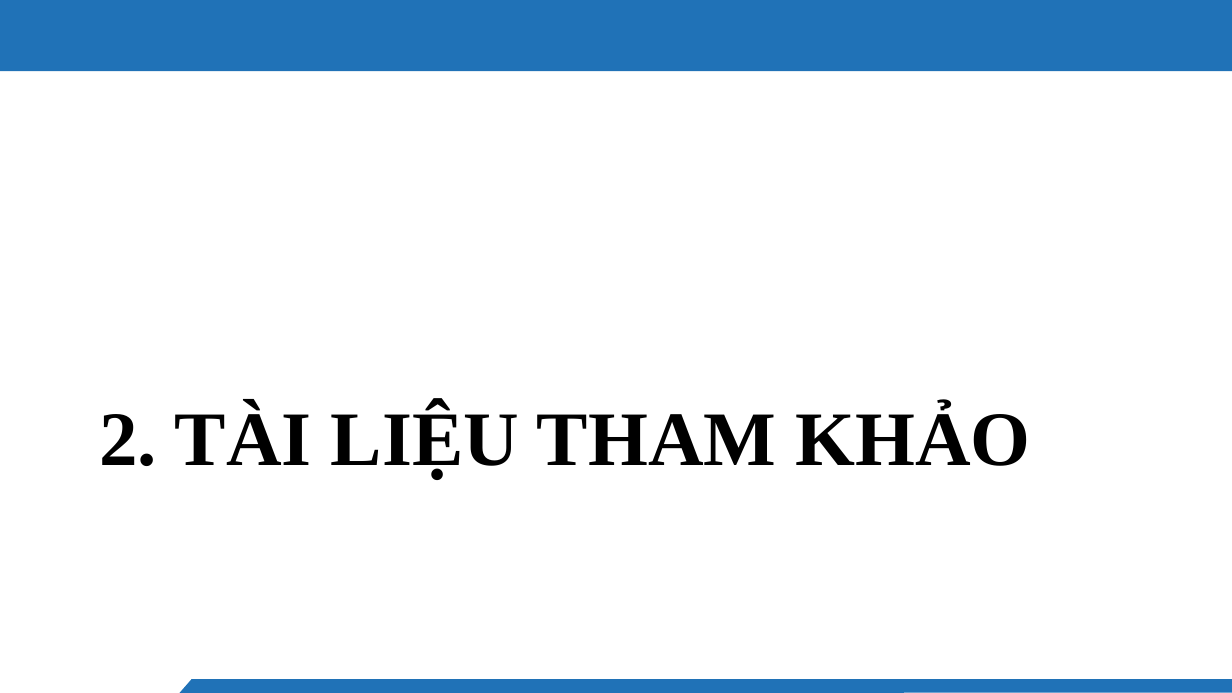
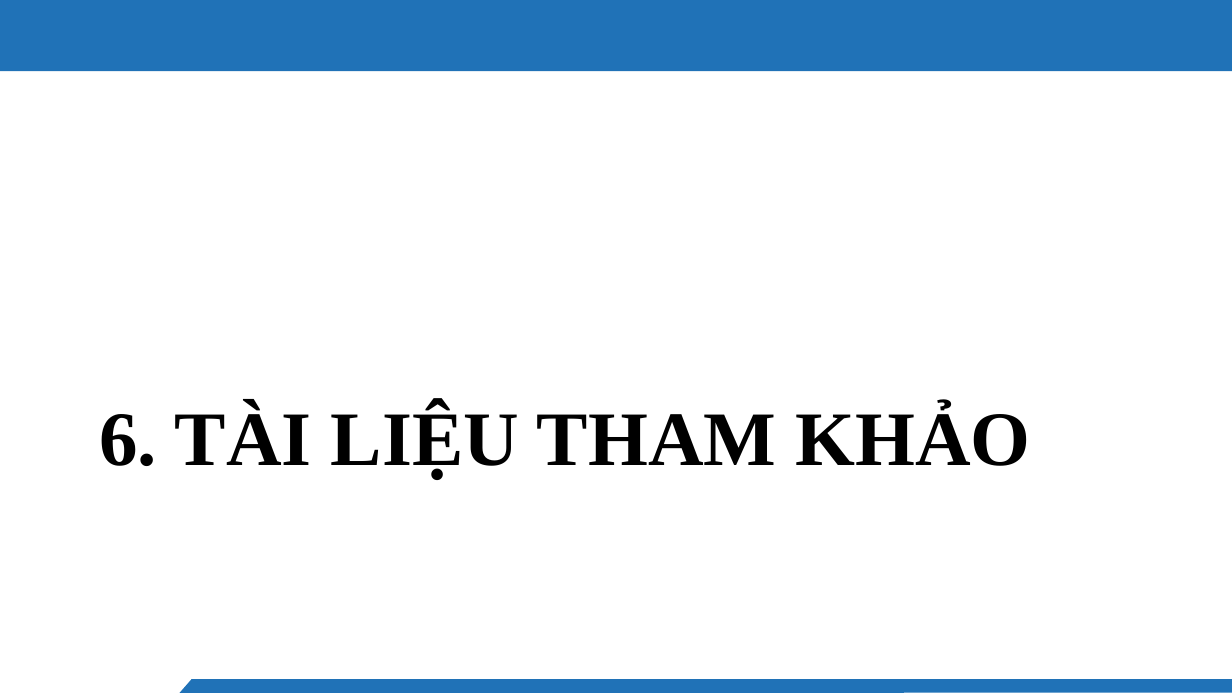
Before and after one commit to hiees-u/ProjectCuNhan-WebsiteVina-, a slide deck: slide 23 of PowerPoint_VINA.pptx (slide 19 before the commit). Drawn at 1232x693 pixels with LibreOffice and Linux fonts; fonts in the diff are those of the drawing; background and template pictures are left out. Boxes give left, top, right and bottom in pixels: in the first picture for what was removed or moved away, otherwise in the second. Text is boxed around its words. In the diff, an @@ line names an element or a change of style, - is before the commit and + after.

```diff
--- a/PowerPoint_VINA.pptx
+++ b/PowerPoint_VINA.pptx
@@ title at (99, 405, 1030, 480): text changed @@
-2. TÀI LIỆU THAM KHẢO
+6. TÀI LIỆU THAM KHẢO
```
Also in this commit, not shown: 9 other slides changed, 5 slides added, 23 other files.
